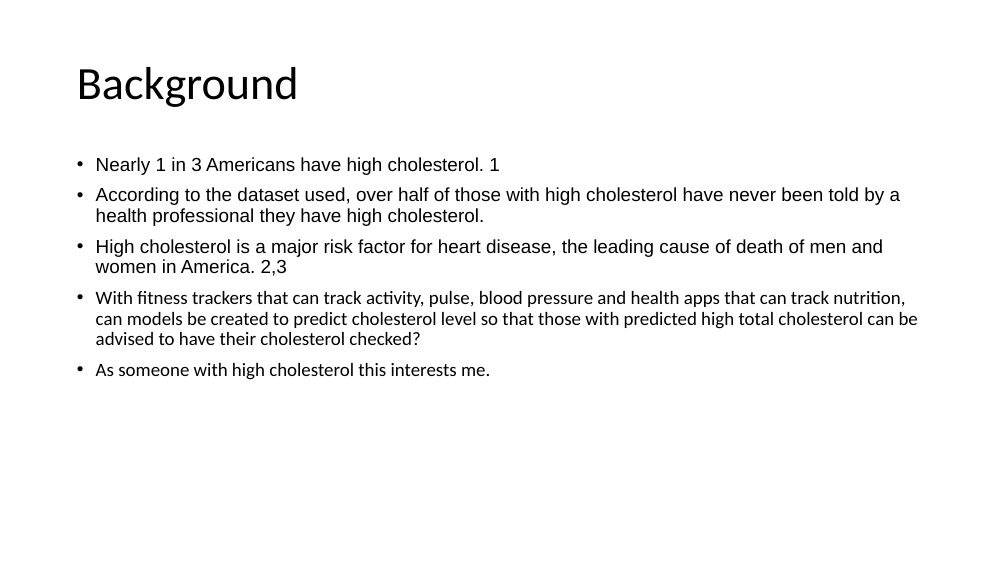
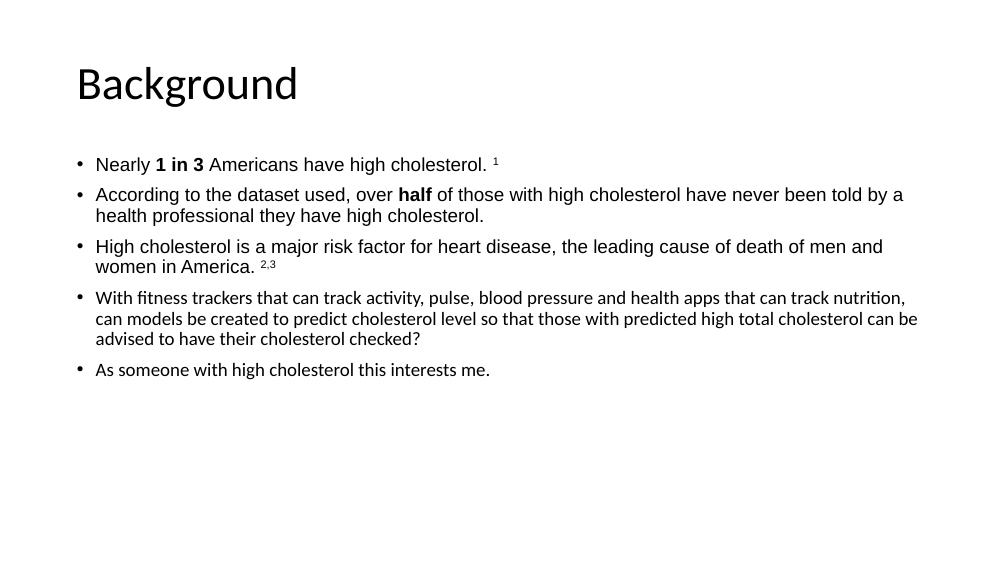
Before and after one commit to mathisme/ThinkfulDSFinalCapstone, a slide deck: slide 2 of Presentation.pptx. Drawn at 1008x567 pixels with LibreOffice and Linux fonts; fonts in the diff are those of the drawing. Boxes give left, top, right and bottom in pixels: in the first picture for what was removed or moved away, otherwise in the second. Text is boxed around its words. In the diff, an @@ line names an element or a change of style, - is before the commit and + after.

```diff
--- a/Presentation.pptx
+++ b/Presentation.pptx
@@ text at (x1=96, y1=157, x2=904, y2=274): now superscript in "1", "2,3"; bold on in "1 in 3", "half" @@
```
Also in this commit, not shown: 8 other slides changed, 6 slides added, 4 slides removed.
